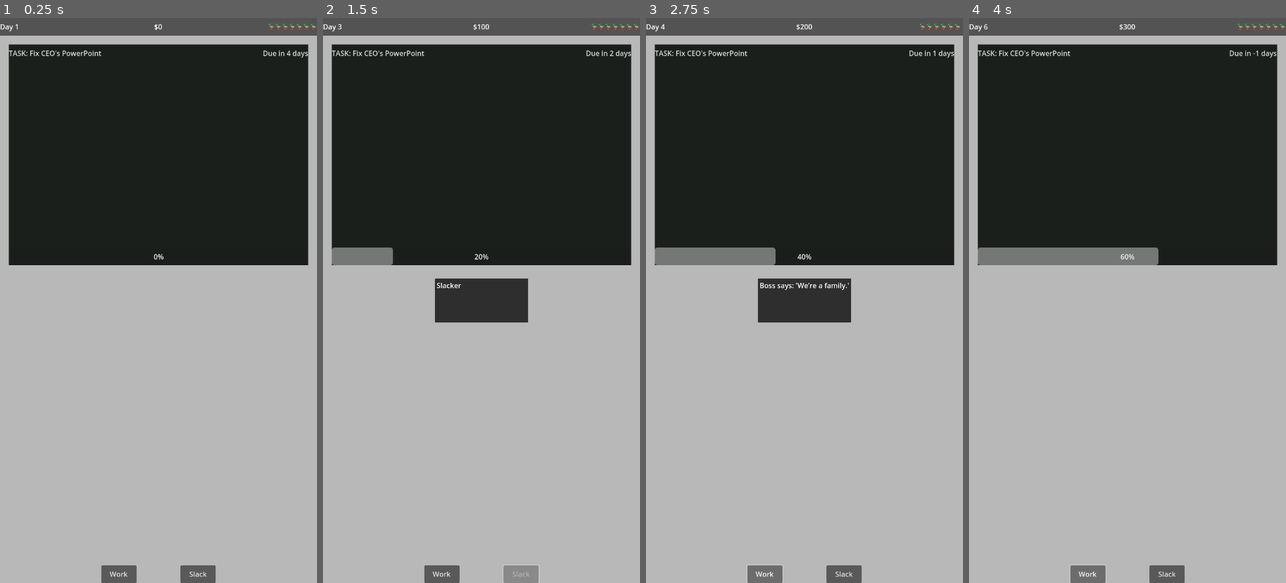
Above: before the commit, frames 1-4 (left to right).
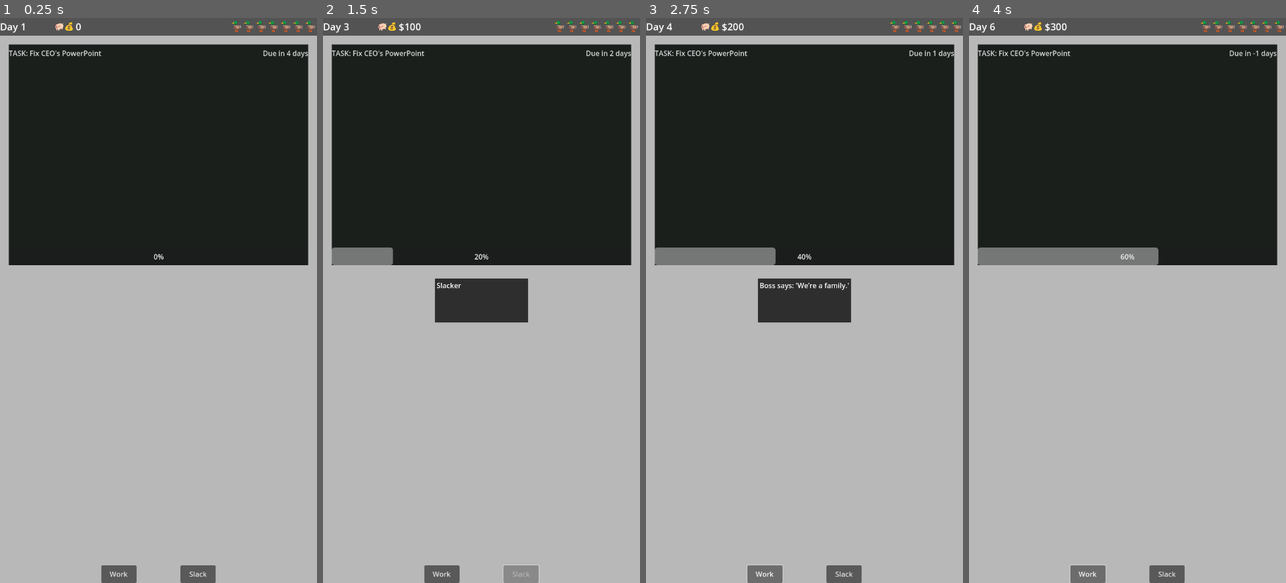
Above: after the commit, the same moments.

Repository: lmchoi/alt-f-this
Game: Godot game, scene res://scenes/game_ui.tscn
Two runs of this game, one before a commit and one after it. Both use one fixed random seed, a clock stepped at 60 frames per second and the inputs below.
Inputs:
- Up to frame 1 (0.25 s): no input
- Up to frame 2 (1.5 s): click "Work" at 0.5 s; click "Slack" at 1.25 s
- Up to frame 3 (2.75 s): click "Work" at 2 s
- Up to frame 4 (4 s): click "Slack" at 2.75 s; click "Work" at 3.5 s

The runs differ from the first frame. In frame 1, 0.4% of the frame differs, in the area x 0-100%, y 0-3%; in frame 2, 0.4%; in frame 3, 0.4%; in frame 4, 0.4%.

Commit message:
Update status bar with piggy bank

Diff:
--- a/scenes/game_ui.tscn
+++ b/scenes/game_ui.tscn
@@ -33,24 +33,43 @@
 layout_mode = 2
 theme_override_styles/panel = SubResource("StyleBoxFlat_u2dgd")
 
-[node name="DayLabel" type="Label" parent="VBoxContainer/StatusBar"]
+[node name="HBoxContainer" type="HBoxContainer" parent="VBoxContainer/StatusBar"]
+layout_mode = 2
+
+[node name="DayLabel" type="Label" parent="VBoxContainer/StatusBar/HBoxContainer"]
+unique_name_in_owner = true
+custom_minimum_size = Vector2(120, 0)
+layout_mode = 2
+size_flags_horizontal = 0
+theme_override_font_sizes/font_size = 22
+text = "Day 1"
+
+[node name="BankLabel" type="Label" parent="VBoxContainer/StatusBar/HBoxContainer"]
 unique_name_in_owner = true
 layout_mode = 2
-text = "Day 1"
-
-[node name="MoneyLabel" type="Label" parent="VBoxContainer/StatusBar"]
-unique_name_in_owner = true
-layout_mode = 2
-text = "$0"
-horizontal_alignment = 1
+theme_override_font_sizes/font_size = 22
+text = "🐖💰"
 script = ExtResource("2_u001w")
 metadata/_custom_type_script = "uid://di3ejf3ytuwkn"
 
-[node name="DucksBar" type="Label" parent="VBoxContainer/StatusBar"]
+[node name="MoneyLabel" type="Label" parent="VBoxContainer/StatusBar/HBoxContainer"]
 unique_name_in_owner = true
-custom_minimum_size = Vector2(100, 0)
+layout_mode = 2
+size_flags_horizontal = 3
+theme_override_font_sizes/font_size = 22
+text = "0"
+script = ExtResource("2_u001w")
+metadata/_custom_type_script = "uid://di3ejf3ytuwkn"
+
+[node name="DucksBar" type="Label" parent="VBoxContainer/StatusBar/HBoxContainer"]
+unique_name_in_owner = true
+custom_minimum_size = Vector2(100, 40)
 layout_mode = 2
 size_flags_horizontal = 8
+size_flags_vertical = 1
+theme_override_font_sizes/font_size = 28
+text = "🦆🦆🦆🦆🦆🦆🦆"
+vertical_alignment = 1
 script = ExtResource("3_bt76a")
 
 [node name="MarginContainer" type="MarginContainer" parent="VBoxContainer"]
